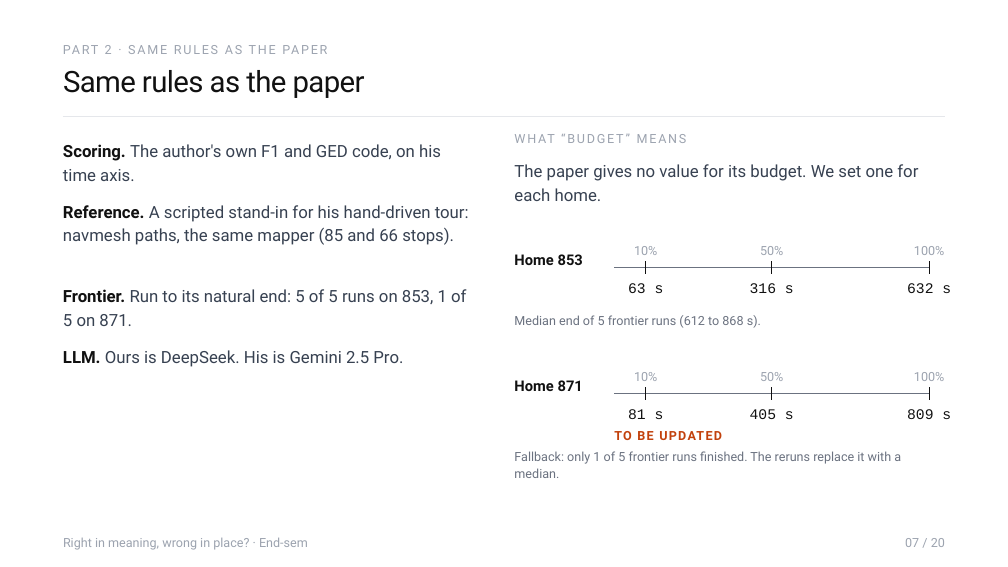
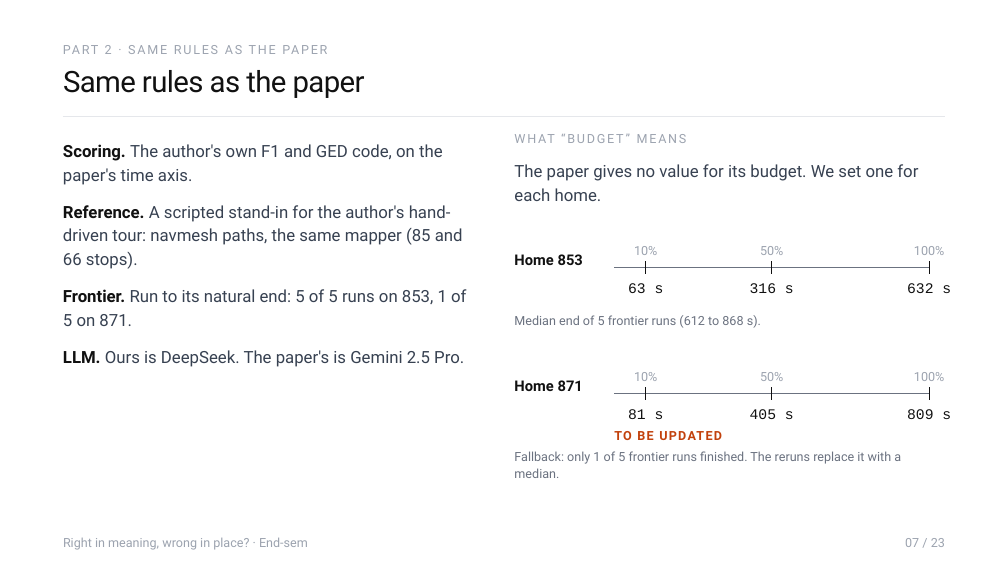
Before and after one commit to Sher110106/validity-aware-active-semantic-exploration, a slide deck: slide 7 of docs/endsem_2026-11/ASP_Endsem.pptx. Drawn at 1008x567 pixels with LibreOffice and Linux fonts; fonts in the diff are those of the drawing. Boxes give left, top, right and bottom in pixels: in the first picture for what was removed or moved away, otherwise in the second. Text is boxed around its words. In the diff, an @@ line names an element or a change of style, - is before the commit and + after.

```diff
--- a/docs/endsem_2026-11/ASP_Endsem.pptx
+++ b/docs/endsem_2026-11/ASP_Endsem.pptx
@@ text at [63, 144, 443, 185]: text changed @@
-Scoring. The author's own F1 and GED code, on his time axis.
+Scoring. The author's own F1 and GED code, on the paper's time axis.
@@ text at [63, 205, 463, 269]: text changed @@
-Reference. A scripted stand-in for his hand-driven tour: navmesh paths, the same mapper (85 and 66 stops).
+Reference. A scripted stand-in for the author's hand-driven tour: navmesh paths, the same mapper (85 and 66 stops).
@@ text at [63, 350, 464, 367]: text changed @@
-LLM. Ours is DeepSeek. His is Gemini 2.5 Pro.
+LLM. Ours is DeepSeek. The paper's is Gemini 2.5 Pro.
@@ text at [905, 538, 945, 547]: text changed @@
-07 / 20
+07 / 23
```
Also in this commit, not shown: 13 other slides changed, 12 slides added, 7 slides removed, 7 other files.
